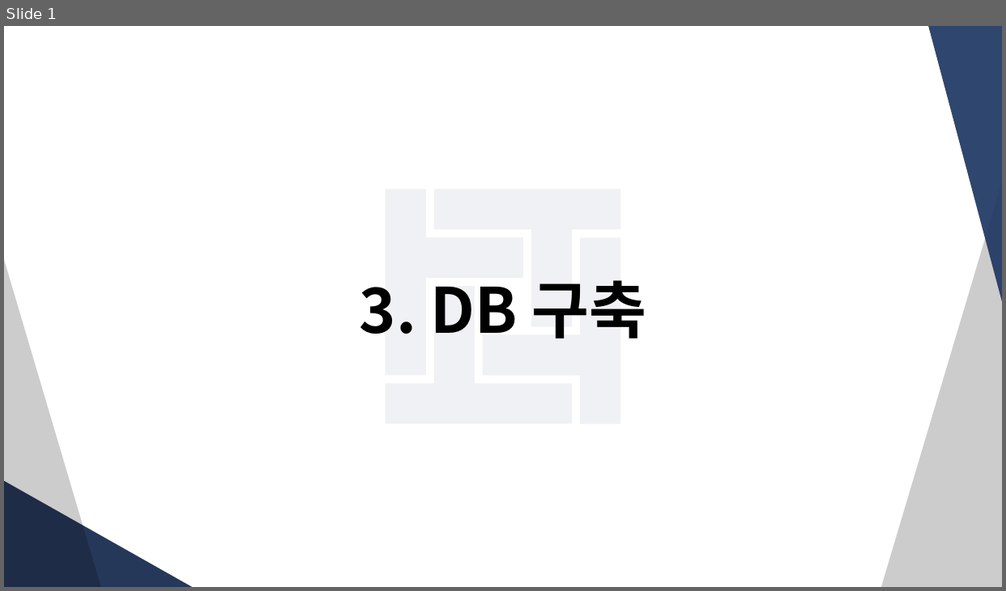
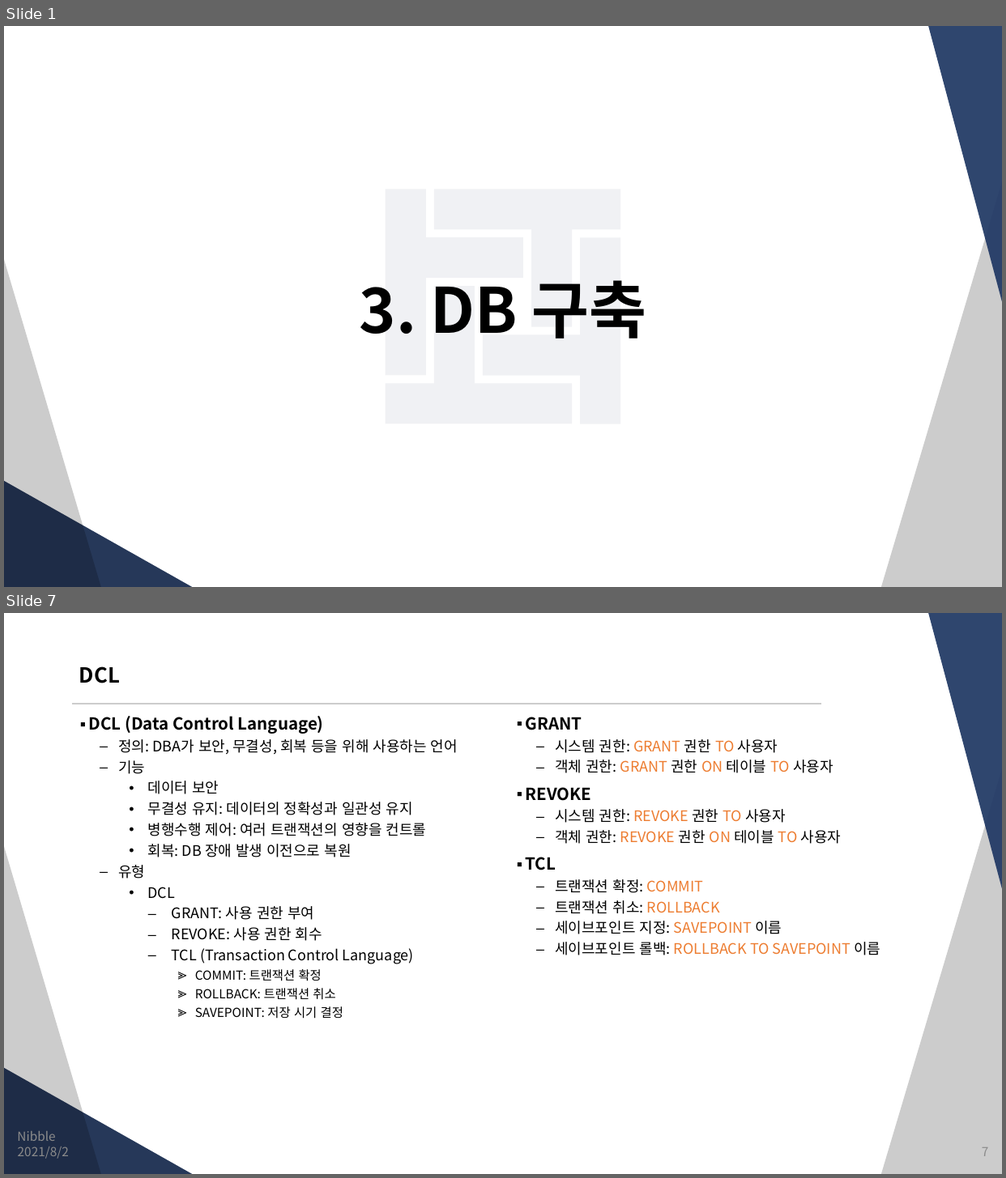
Before and after one commit to JungSangHyeon/2021-TIL, a slide deck: 정보처리기사/3. DB 구축.pptx. Shown one above the other, each under a label of ours: slide 1 before the commit, slides 1 and 7 after it; the slides between them are not shown. The pictures are 1006x591 and 1006x1178 pixels, drawn with LibreOffice and Linux fonts; fonts in the diff are those of the drawing. Boxes give left, top, right and bottom in pixels: in the first picture for what was removed or moved away, otherwise in the second. Text is boxed around its words. In the diff, an @@ line names an element or a change of style, - is before the commit and + after.

```diff
--- a/정보처리기사/3. DB 구축.pptx
+++ b/정보처리기사/3. DB 구축.pptx
@@ slide 7 added at <box>4,613,1002,1174</box>, background #FFFFFF; not listed: 4 template elements that a slide beside it also shows @@
@@ title added at <box>79,666,120,683</box>, 20 pt, text #000000, bold @@
+DCL
@@ line added from (72, 704) to (821, 704), #CCCCCC 1.5 pt @@
@@ text added at <box>89,716,458,1019</box>, 14 pt, text #000000 @@
+▪ DCL (Data Control Language)
+  – 정의: DBA가 보안, 무결성, 회복 등을 위해 사용하는 언어
+  – 기능
+    • 데이터 보안
+    • 무결성 유지: 데이터의 정확성과 일관성 유지
+    • 병행수행 제어: 여러 트랜잭션의 영향을 컨트롤
+    • 회복: DB 장애 발생 이전으로 복원
+  – 유형
+    • DCL
+      – GRANT: 사용 권한 부여
+      – REVOKE: 사용 권한 회수
+      – TCL (Transaction Control Language)
+        ≫ COMMIT: 트랜잭션 확정
+        ≫ ROLLBACK: 트랜잭션 취소
+        ≫ SAVEPOINT: 저장 시기 결정
@@ text added at <box>526,717,880,956</box>, 14 pt, text #000000 @@
+▪ GRANT
+  – 시스템 권한: GRANT 권한 TO 사용자
+  – 객체 권한: GRANT 권한 ON 테이블 TO 사용자
+▪ REVOKE
+  – 시스템 권한: REVOKE 권한 TO 사용자
+  – 객체 권한: REVOKE 권한 ON 테이블 TO 사용자
+▪ TCL
+  – 트랜잭션 확정: COMMIT
+  – 트랜잭션 취소: ROLLBACK
+  – 세이브포인트 지정: SAVEPOINT 이름
+  – 세이브포인트 롤백: ROLLBACK TO SAVEPOINT 이름
@@ text added at <box>17,1131,55,1141</box>, 12 pt, text #8C8C8C @@
+Nibble
@@ text added at <box>18,1147,69,1159</box>, 12 pt, text #8C8C8C @@
+2021/8/2
@@ page number added at <box>982,1148,989,1157</box>, 12 pt, text #8C8C8C @@
+7
```
Also in this commit, not shown: 1 slide changed, 5 other slides added.
